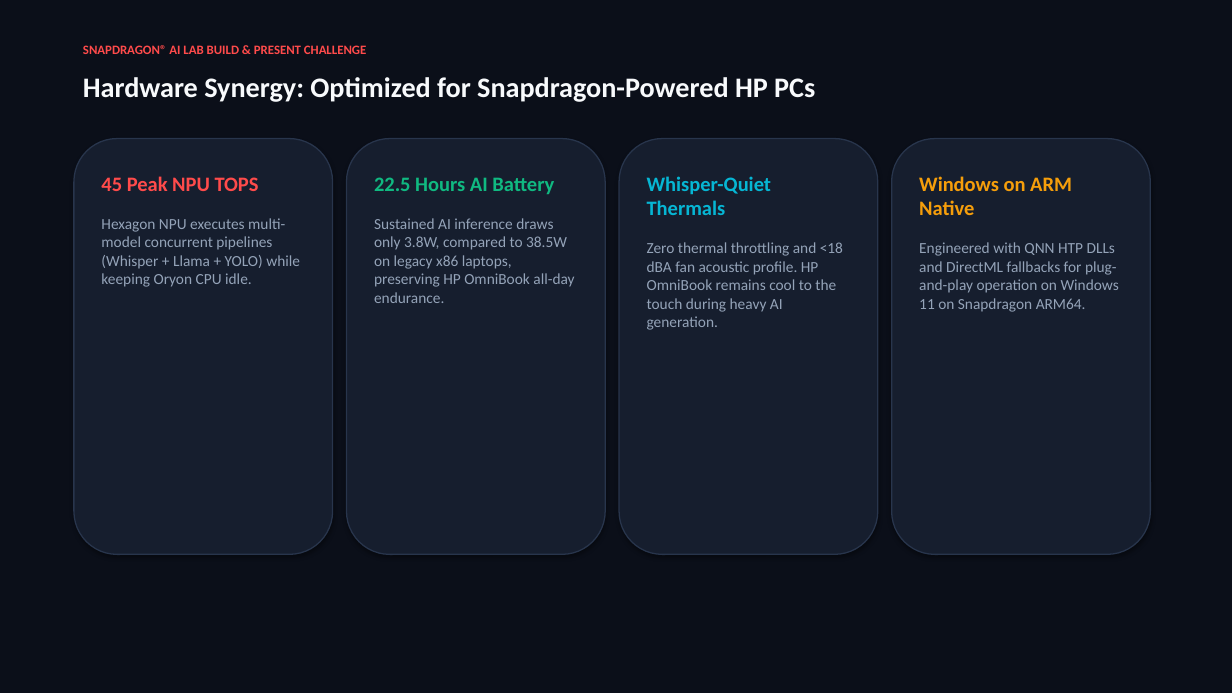
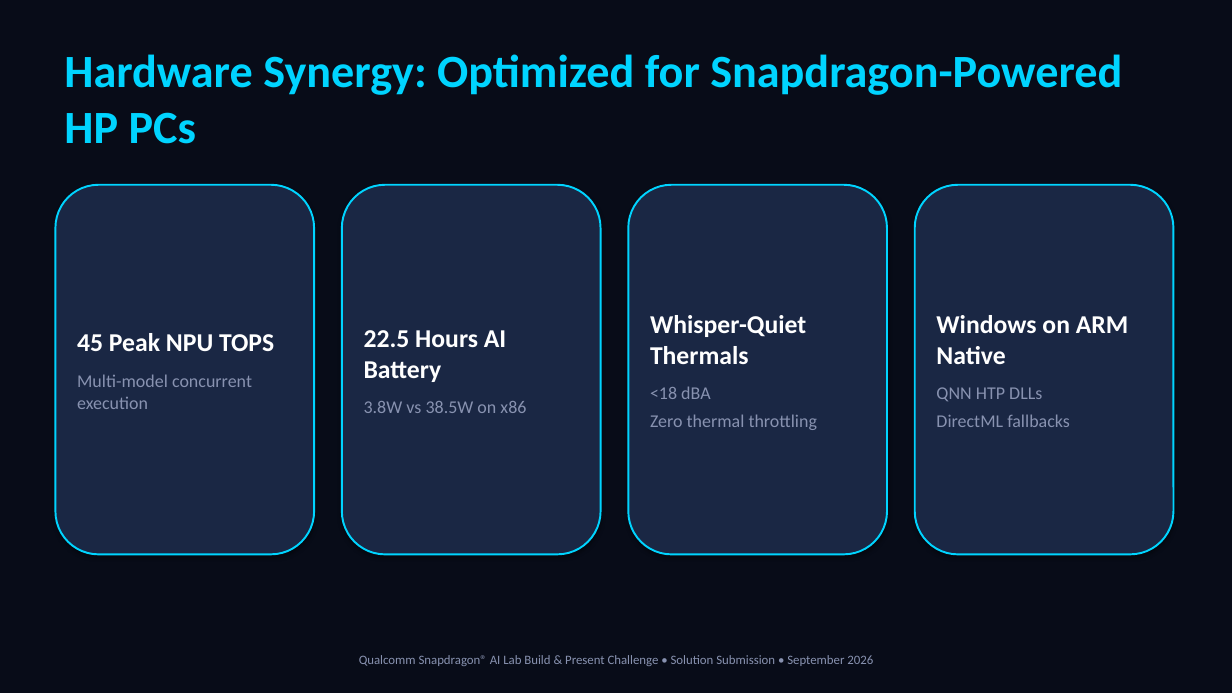
Before and after one commit to AnuragKannojiya/OmniSnap-AI, a slide deck: slide 6 of OmniSnap_AI_Pitch_Deck.pptx. Drawn at 1232x693 pixels with LibreOffice and Linux fonts; fonts in the diff are those of the drawing. Boxes give left, top, right and bottom in pixels: in the first picture for what was removed or moved away, otherwise in the second. Text is boxed around its words. In the diff, an @@ line names an element or a change of style, - is before the commit and + after.

```diff
--- a/OmniSnap_AI_Pitch_Deck.pptx
+++ b/OmniSnap_AI_Pitch_Deck.pptx
@@ rectangle at [0,0,1232,693]: fill #0B0F19 to #080C18; outline none to #080C18 0.75 pt @@
@@ text "Hardware Synergy: Optimized for Snapdragon-Powered ...": place and size @@
-text "Hardware Synergy: Optimized for Snapdragon-Powered ..." at [83,77,815,102]
+text "Hardware Synergy: Optimized for Snapdragon-Powered ..." at [64,54,1122,144]
@@ text "Hardware Synergy: Optimized for Snapdragon-Powered ..." at [64,54,1122,144]: size 22 to 36 pt, text colour #F8FAFC to #00D4FF @@
@@ rounded rectangle removed at [347,139,605,555] @@
@@ rounded rectangle removed at [619,139,878,555] @@
@@ rounded rectangle removed at [892,139,1151,555] @@
@@ text removed at [101,176,300,287] @@
-45 Peak NPU TOPS
-Hexagon NPU executes multi-model concurrent pipelines (Whisper + Llama + YOLO) while keeping Oryon CPU idle.
@@ text removed at [647,176,843,330] @@
-Whisper-Quiet Thermals
-Zero thermal throttling and <18 dBA fan acoustic profile. HP OmniBook remains cool to the touch during heavy AI generation.
@@ rounded rectangle "45 Peak NPU TOPS": place and size @@
-rounded rectangle "45 Peak NPU TOPS" at [74,139,333,555]
+rounded rectangle "45 Peak NPU TOPS" at [55,185,314,555]
@@ rounded rectangle "45 Peak NPU TOPS" at [55,185,314,555]: fill #161E2E to #1A2744; outline #28354C 1 pt to #00D4FF 1.5 pt @@
@@ rounded rectangle "22.5 Hours AI Battery": place and size @@
-rounded rectangle "22.5 Hours AI Battery" at [374,177,574,303]
+rounded rectangle "22.5 Hours AI Battery" at [342,185,601,555]
@@ rounded rectangle "22.5 Hours AI Battery" at [342,185,601,555]: vertical alignment top to middle; fill none to #1A2744; outline none to #00D4FF 1.5 pt; shadow on @@
@@ rounded rectangle added at [628,185,887,555], fill #1A2744, outline #00D4FF 1.5 pt, 14 pt, text #8892B0 @@
+Whisper-Quiet Thermals
+<18 dBA
+Zero thermal throttling
@@ rounded rectangle "Windows on ARM Native" at [915,185,1174,555]: vertical alignment top to middle; fill none to #1A2744; outline none to #00D4FF 1.5 pt; shadow on @@
@@ rounded rectangle "Windows on ARM Native": place and size @@
-rounded rectangle "Windows on ARM Native" at [919,176,1119,312]
+rounded rectangle "Windows on ARM Native" at [915,185,1174,555]
@@ text in rounded rectangle at [936,315,1128,364]: size 16 to 20 pt, text colour #F59E0B to #FFFFFF in "Windows on ARM Native"; more space between paragraphs @@
@@ text in rounded rectangle at [77,333,274,409]: text added @@
+45 Peak NPU TOPS
+Multi-model concurrent execution
@@ text in rounded rectangle at [364,330,506,382]: size 16 to 20 pt, text colour #10B981 to #FFFFFF in "22.5 Hours AI Battery"; more space between paragraphs @@
@@ text in rounded rectangle at [936,387,1070,427]: text changed; size 12 to 14 pt; text colour #94A3B8 to #8892B0 @@
-Engineered with QNN HTP DLLs and DirectML fallbacks for plug-and-play operation on Windows 11 on Snapdragon ARM64.
+QNN HTP DLLs
+DirectML fallbacks
@@ text in rounded rectangle at [364,401,526,413]: text changed; size 12 to 14 pt; text colour #94A3B8 to #8892B0 @@
-Sustained AI inference draws only 3.8W, compared to 38.5W on legacy x86 laptops, preserving HP OmniBook all-day endurance.
+3.8W vs 38.5W on x86
@@ text at [359,655,873,666]: text changed; text colour #FF4B4B to #8892B0; bold off @@
-SNAPDRAGON® AI LAB BUILD & PRESENT CHALLENGE
+Qualcomm Snapdragon® AI Lab Build & Present Challenge • Solution Submission • September 2026
```
Also in this commit, not shown: 9 other slides changed, 8 other files.
